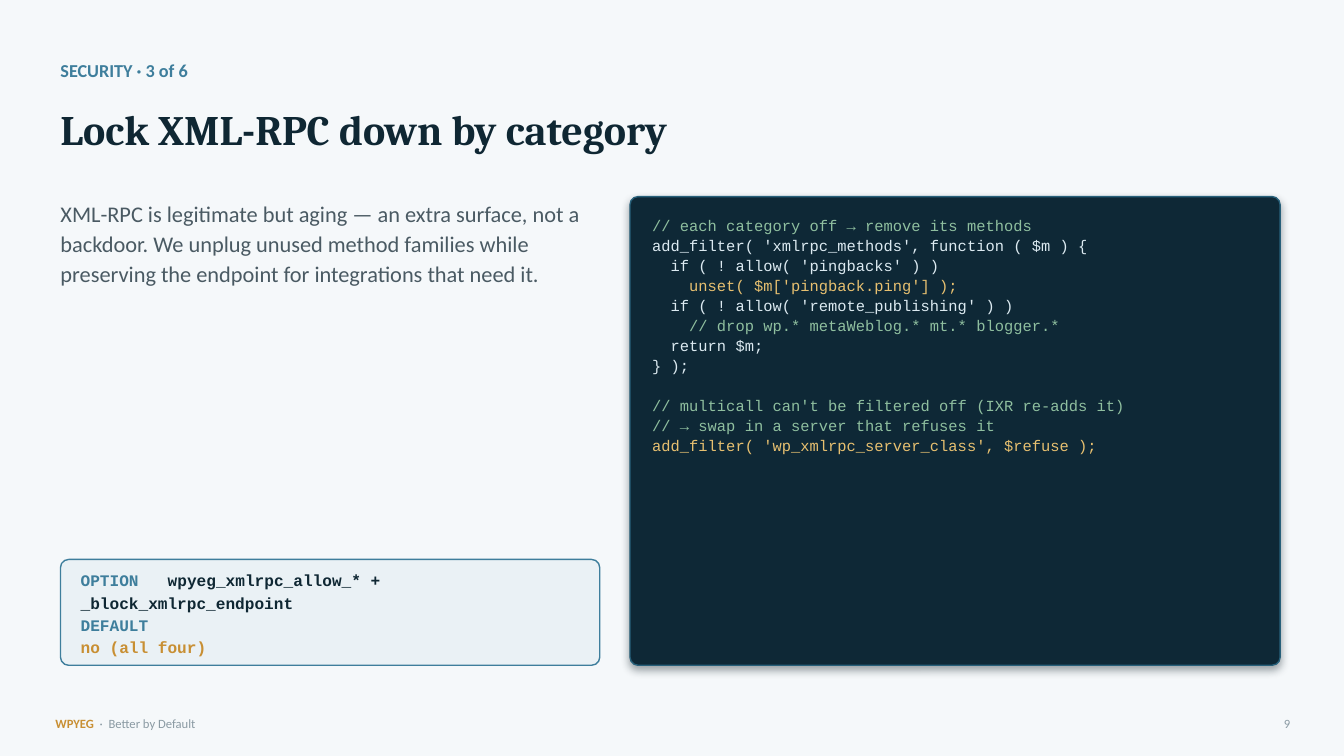
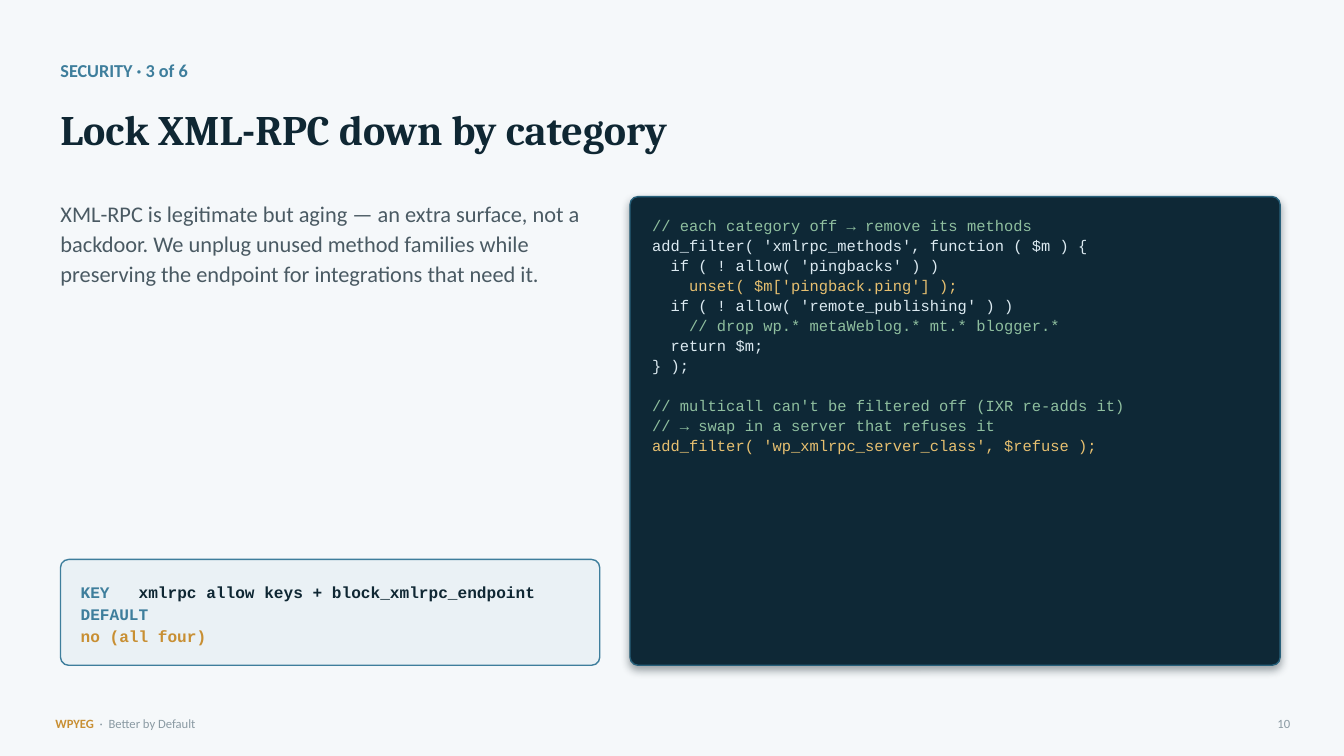
Before and after one commit to WPYEG/Better-by-Default, a slide deck: slide 10 of workshop/Better-by-Default.pptx (slide 9 before the commit). Drawn at 1344x756 pixels with LibreOffice and Linux fonts; fonts in the diff are those of the drawing. Boxes give left, top, right and bottom in pixels: in the first picture for what was removed or moved away, otherwise in the second. Text is boxed around its words. In the diff, an @@ line names an element or a change of style, - is before the commit and + after.

```diff
--- a/workshop/Better-by-Default.pptx
+++ b/workshop/Better-by-Default.pptx
@@ text at (x1=81, y1=586, x2=535, y2=602): text changed @@
-OPTION wpyeg_xmlrpc_allow_* + _block_xmlrpc_endpoint
+KEY xmlrpc allow keys + block_xmlrpc_endpoint
@@ text at (x1=1277, y1=720, x2=1290, y2=728): text changed @@
-9
+10
```
Also in this commit, not shown: 16 other slides changed, 4 slides added, 11 other files.
